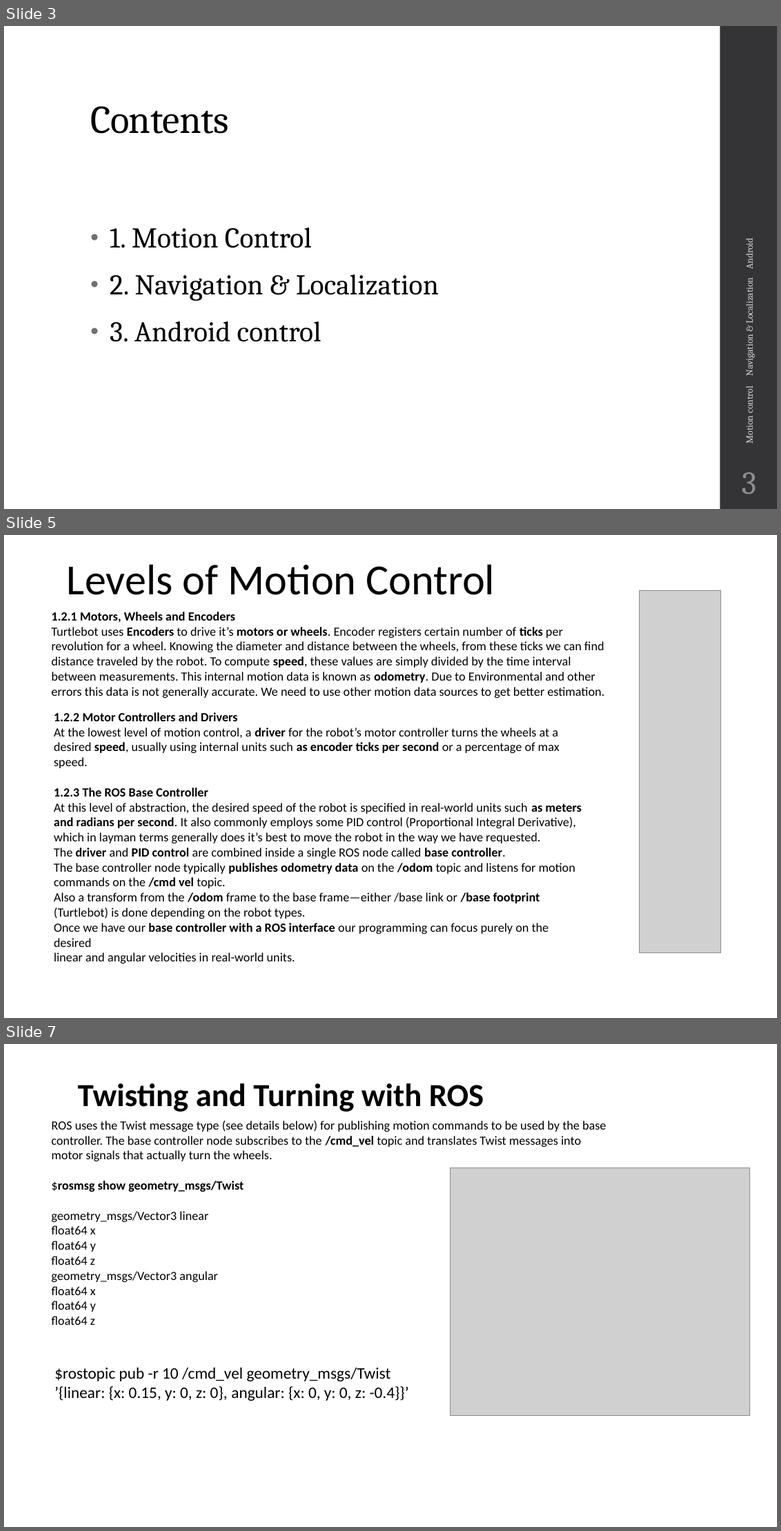
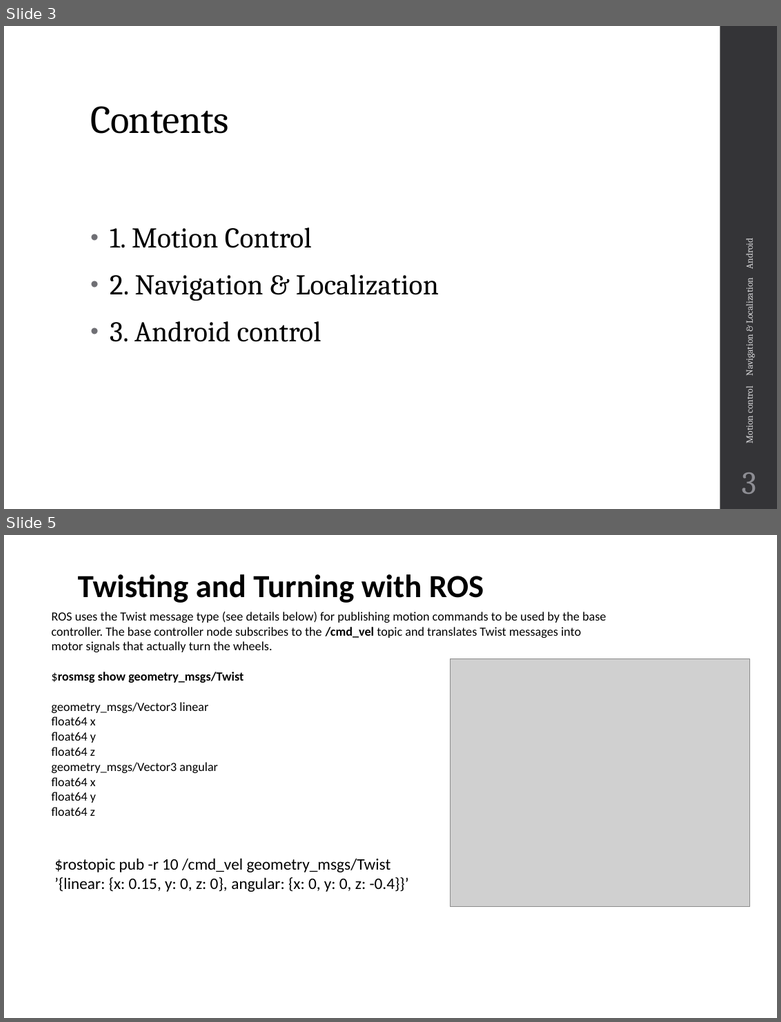
Before and after one commit to mzc1986/ros_report, a slide deck: Presentation/ROS-Turtlebot.pptx. Shown one above the other, each under a label of ours: slides 3, 5 and 7 before the commit, slides 3 and 5 after it; the slides between them are not shown. The pictures are 781x1531 and 781x1022 pixels, drawn with LibreOffice and Linux fonts; fonts in the diff are those of the drawing; grey boxes stand for pictures. Boxes give left, top, right and bottom in pixels: in the first picture for what was removed or moved away, otherwise in the second. Text is boxed around its words. In the diff, an @@ line names an element or a change of style, - is before the commit and + after.

```diff
--- a/Presentation/ROS-Turtlebot.pptx
+++ b/Presentation/ROS-Turtlebot.pptx
@@ slide 5 removed at <box>4,535,777,1018</box>, background #FFFFFF @@
@@ title removed at <box>67,564,495,595</box> @@
-Levels of Motion Control
@@ picture removed at <box>639,590,721,952</box> @@
@@ text removed at <box>52,612,604,698</box> @@
-1.2.1 Motors, Wheels and Encoders
-Turtlebot uses Encoders to drive it’s motors or wheels. Encoder registers certain number of ticks per revolution for a wheel. Knowing the diameter and distance between the wheels, from these ticks we can find distance traveled by the robot. To compute speed, these values are simply divided by the time interval between measurements. This internal motion data is known as odometry. Due to Environmental and other errors this data is not generally accurate. We need to use other motion data sources to get better estimation.
@@ text removed at <box>54,712,581,963</box> @@
-1.2.2 Motor Controllers and Drivers
-At the lowest level of motion control, a driver for the robot’s motor controller turns the wheels at a desired speed, usually using internal units such as encoder ticks per second or a percentage of max speed.
-1.2.3 The ROS Base Controller
-At this level of abstraction, the desired speed of the robot is specified in real-world units such as meters and radians per second. It also commonly employs some PID control (Proportional Integral Derivative), which in layman terms generally does it’s best to move the robot in the way we have requested.
-The driver and PID control are combined inside a single ROS node called base controller.
-The base controller node typically publishes odometry data on the /odom topic and listens for motion commands on the /cmd vel topic.
-Also a transform from the /odom frame to the base frame—either /base link or /base footprint (Turtlebot) is done depending on the robot types.
-Once we have our base controller with a ROS interface our programming can focus purely on the desired
-linear and angular velocities in real-world units.
@@ what was slide 7 is now slide 5 @@
```
Also in this commit, not shown: 4 slides changed, 1 other slide removed.
